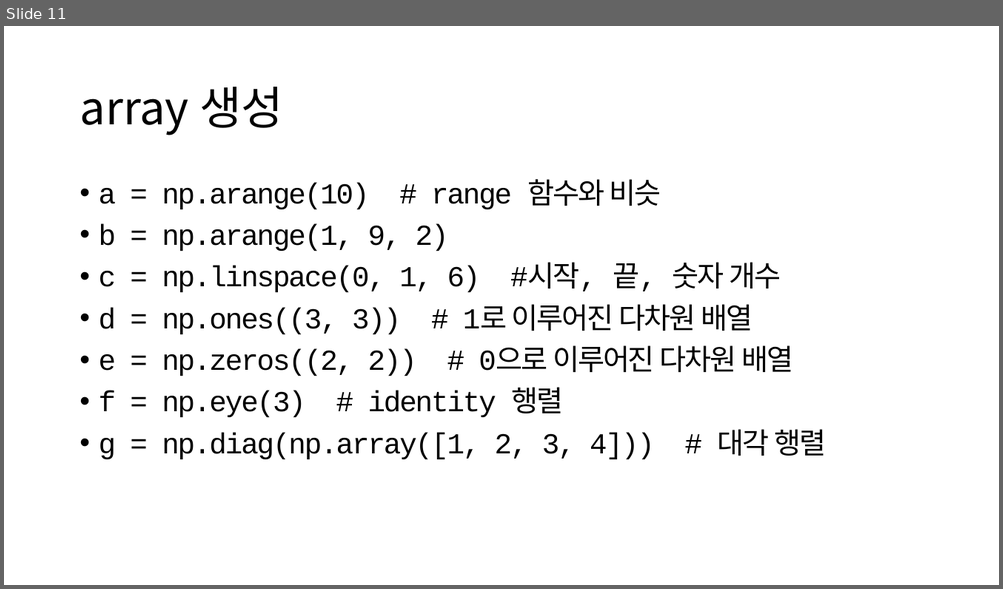
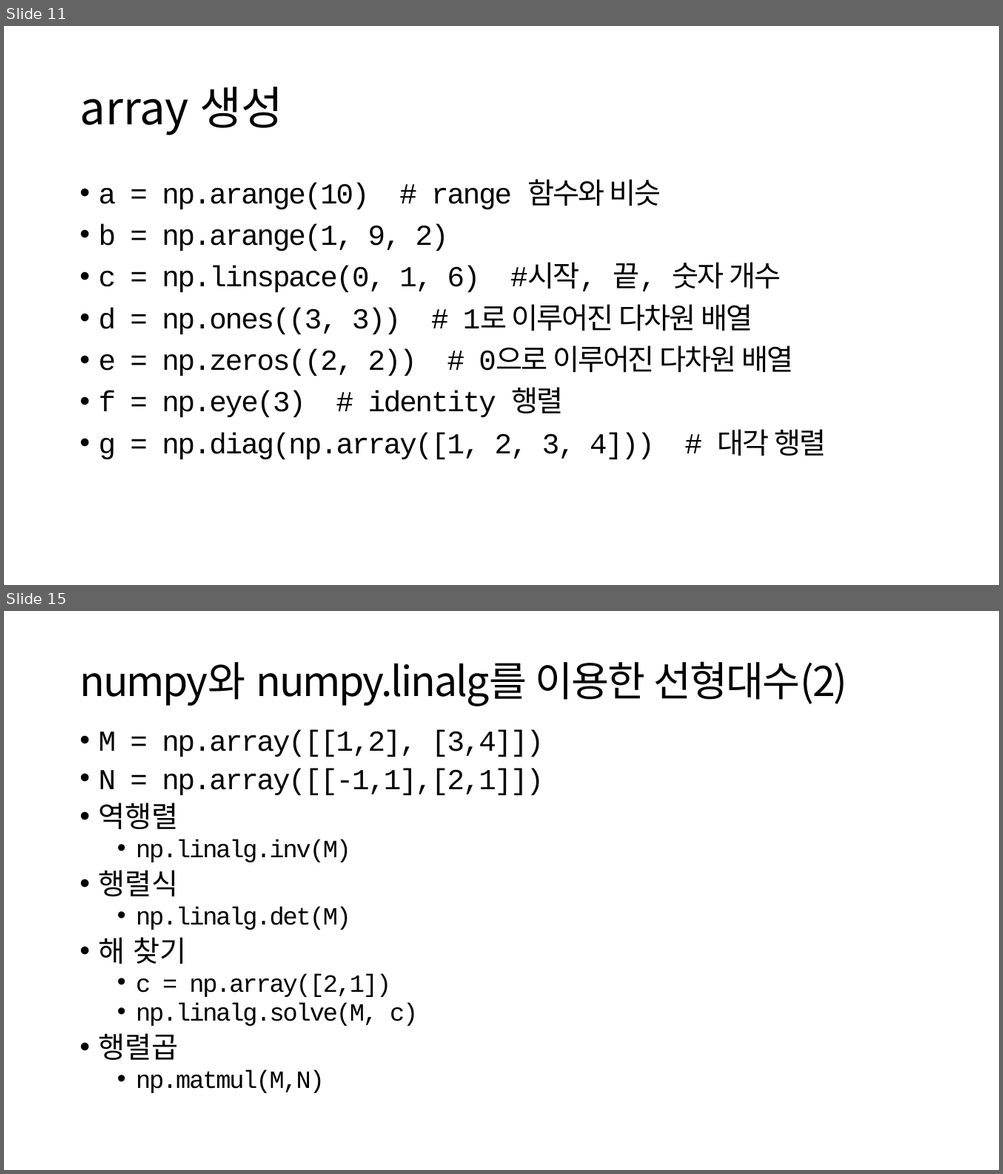
Before and after one commit to ksublee/SPuP, a slide deck: ppt/Python_6_Linear_algebra.pptx. Shown one above the other, each under a label of ours: slide 11 before the commit, slides 11 and 15 after it; the slides between them are not shown. The pictures are 1003x589 and 1003x1174 pixels, drawn with LibreOffice and Linux fonts; fonts in the diff are those of the drawing. Boxes give left, top, right and bottom in pixels: in the first picture for what was removed or moved away, otherwise in the second. Text is boxed around its words. In the diff, an @@ line names an element or a change of style, - is before the commit and + after.

```diff
--- a/ppt/Python_6_Linear_algebra.pptx
+++ b/ppt/Python_6_Linear_algebra.pptx
@@ slide 15 added at [4, 611, 999, 1170], background #FFFFFF @@
@@ title added at [79, 661, 848, 706], 39.6 pt, text #000000 @@
+numpy와 numpy.linalg를 이용한 선형대수(2)
@@ text added at [99, 730, 543, 1093], 24 pt, text #000000 @@
+• M = np.array([[1,2], [3,4]])
+• N = np.array([[-1,1],[2,1]])
+• 역행렬
+  • np.linalg.inv(M)
+• 행렬식
+  • np.linalg.det(M)
+• 해 찾기
+  • c = np.array([2,1])
+  • np.linalg.solve(M, c)
+• 행렬곱
+  • np.matmul(M,N)
```
Also in this commit, not shown: 2 slides changed, 1 other slide added, 2 other files.
